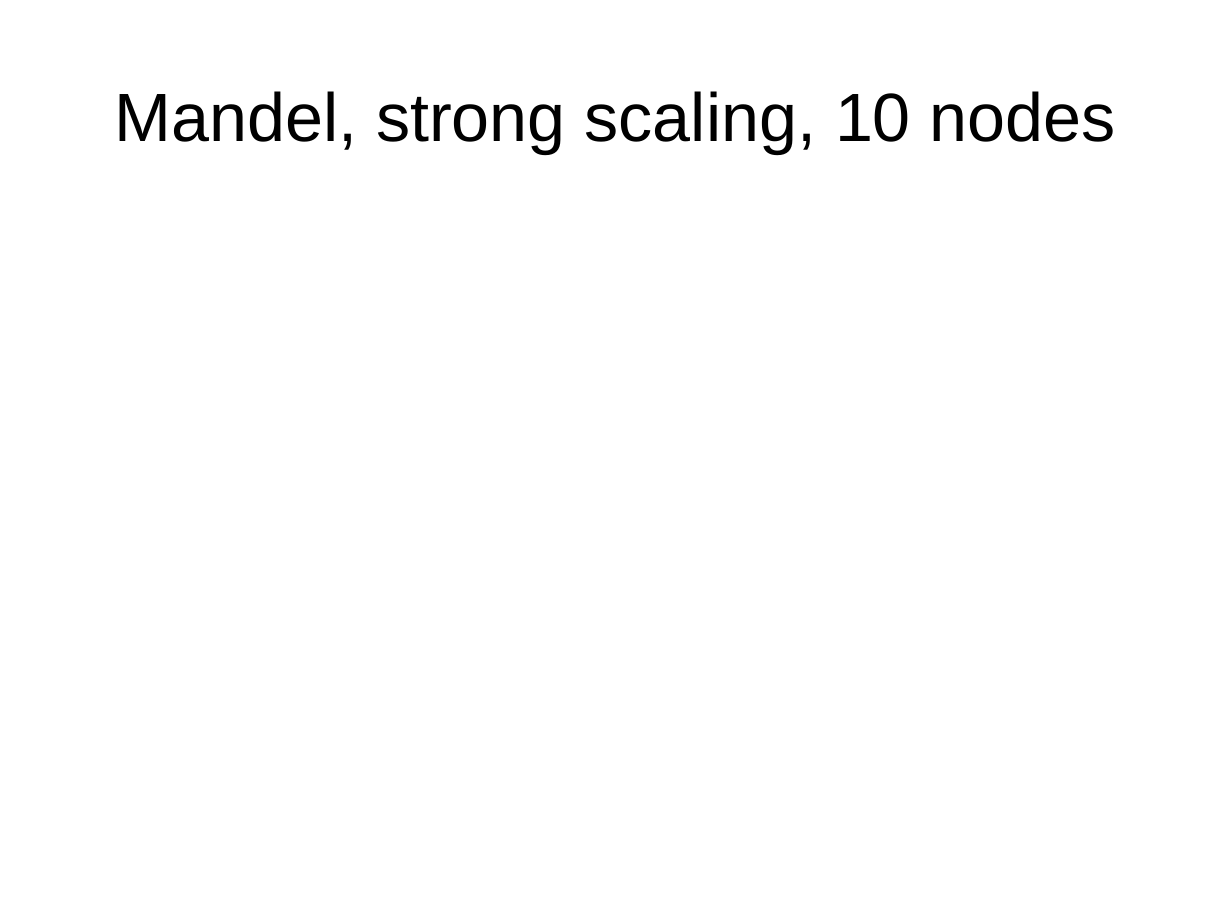
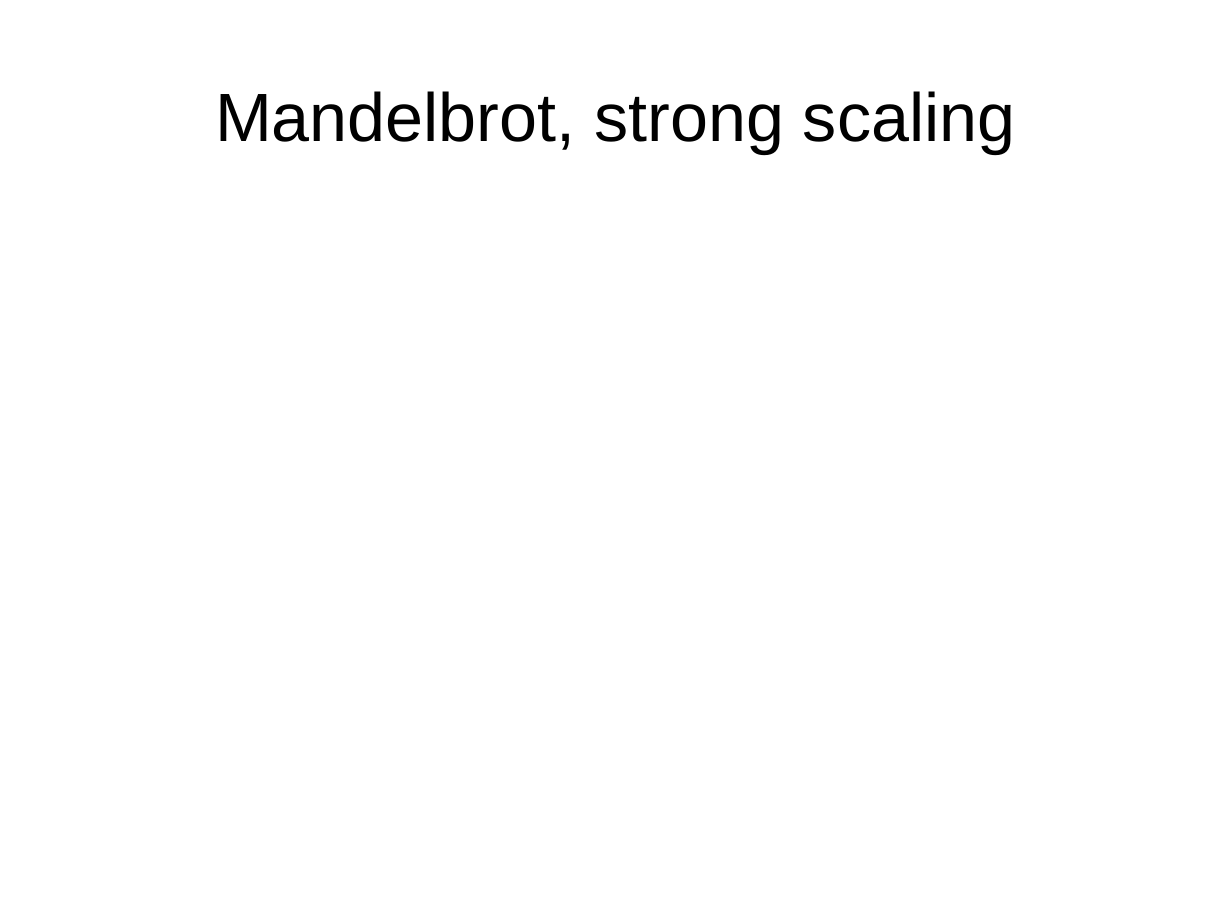
Before and after one commit to FractalDesigns/cowichan-1, a slide deck: slide 24 of miscellaneous/2010-12/slides.odp (slide 12 before the commit). Drawn at 1232x924 pixels with LibreOffice and Linux fonts; fonts in the diff are those of the drawing; background and template pictures are left out. Boxes give left, top, right and bottom in pixels: in the first picture for what was removed or moved away, otherwise in the second. Text is boxed around its words. In the diff, an @@ line names an element or a change of style, - is before the commit and + after.

Commit message:
Updated presentation files.

```diff
--- a/miscellaneous/2010-12/slides.odp
+++ b/miscellaneous/2010-12/slides.odp
@@ title at bbox=[215, 91, 1015, 153]: text changed @@
-Mandel, strong scaling, 10 nodes
+Mandelbrot, strong scaling
```
Also in this commit, not shown: 2 other slides changed, 19 slides added, 4 slides removed, 1 other file.
